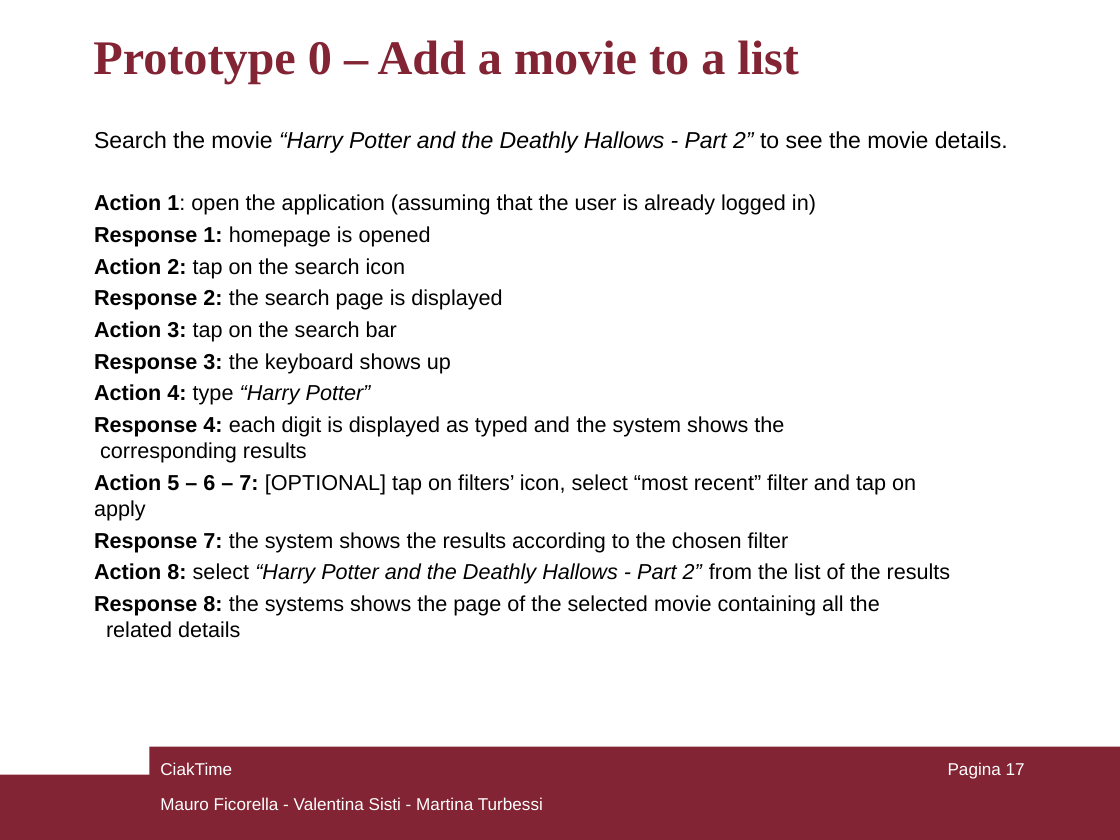
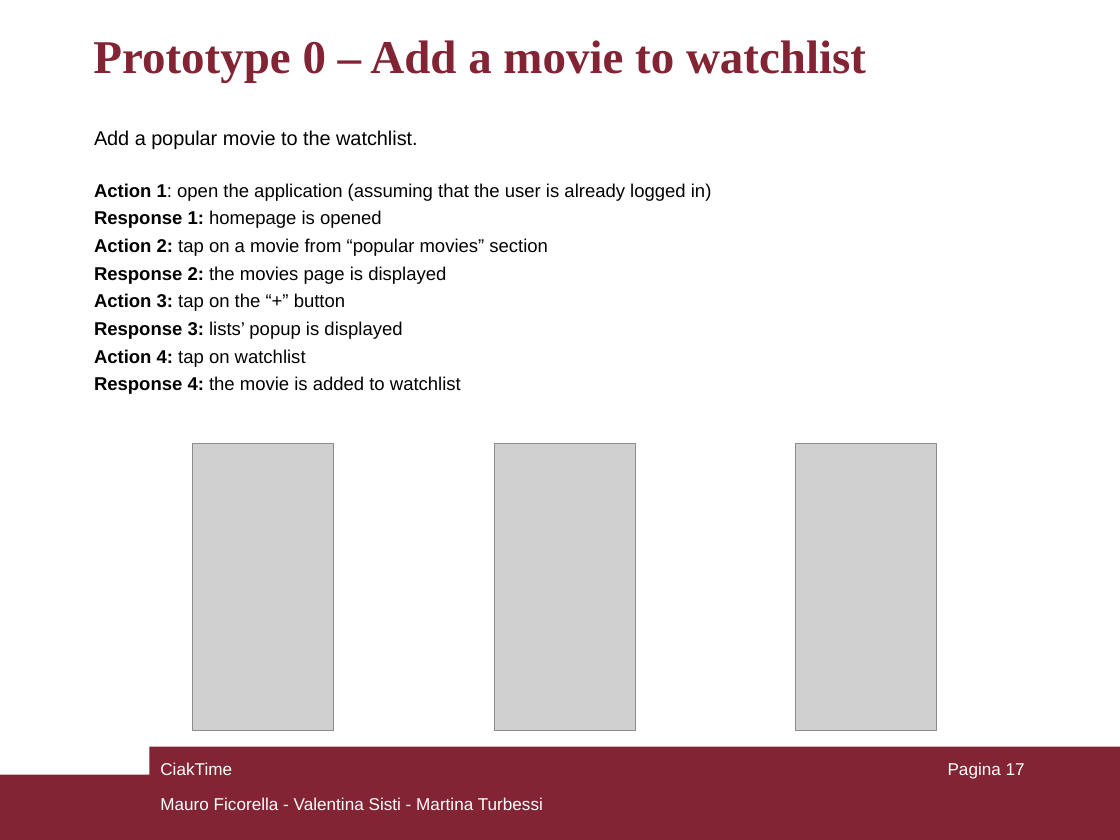
Before and after one commit to mauroficorella/Human-Computer-Interaction, a slide deck: slide 17 of Documentazione/CiakTime_HCI.ppt. Drawn at 1120x840 pixels with LibreOffice and Linux fonts; fonts in the diff are those of the drawing; grey boxes stand for pictures. Boxes give left, top, right and bottom in pixels: in the first picture for what was removed or moved away, otherwise in the second. Text is boxed around its words. In the diff, an @@ line names an element or a change of style, - is before the commit and + after.

```diff
--- a/Documentazione/CiakTime_HCI.ppt
+++ b/Documentazione/CiakTime_HCI.ppt
@@ text at [93, 40, 866, 82]: text changed; size 31 to 30.2 pt @@
-Prototype 0 – Add a movie to a list
+Prototype 0 – Add a movie to watchlist
@@ text at [94, 130, 417, 149]: text changed; size 14.8 to 12.8 pt; italic off @@
-Search the movie “Harry Potter and the Deathly Hallows - Part 2” to see the movie details.
+Add a popular movie to the watchlist.
@@ text at [94, 183, 712, 228]: size 13.9 to 11.9 pt in "Action 1: open the application (assuming that ...", "Response 1: homepage is opened" @@
@@ text at [94, 238, 548, 394]: text changed; size 13.9 to 11.9 pt @@
-Action 2: tap on the search icon
-Response 2: the search page is displayed
-Action 3: tap on the search bar
-Response 3: the keyboard shows up
-Action 4: type “Harry Potter”
-Response 4: each digit is displayed as typed and the system shows the
-corresponding results
-Action 5 – 6 – 7: [OPTIONAL] tap on filters’ icon, select “most recent” filter and tap on
-apply
-Response 7: the system shows the results according to the chosen filter
-Action 8: select “Harry Potter and the Deathly Hallows - Part 2” from the list of the results
-Response 8: the systems shows the page of the selected movie containing all the
-related details
+Action 2: tap on a movie from “popular movies” section
+Response 2: the movies page is displayed
+Action 3: tap on the “+” button
+Response 3: lists’ popup is displayed
+Action 4: tap on watchlist
+Response 4: the movie is added to watchlist
@@ picture added at [193, 444, 334, 730] @@
@@ picture added at [494, 444, 635, 730] @@
@@ picture added at [795, 444, 936, 730] @@
```
Also in this commit, not shown: 2 other slides changed, 12 other files.
